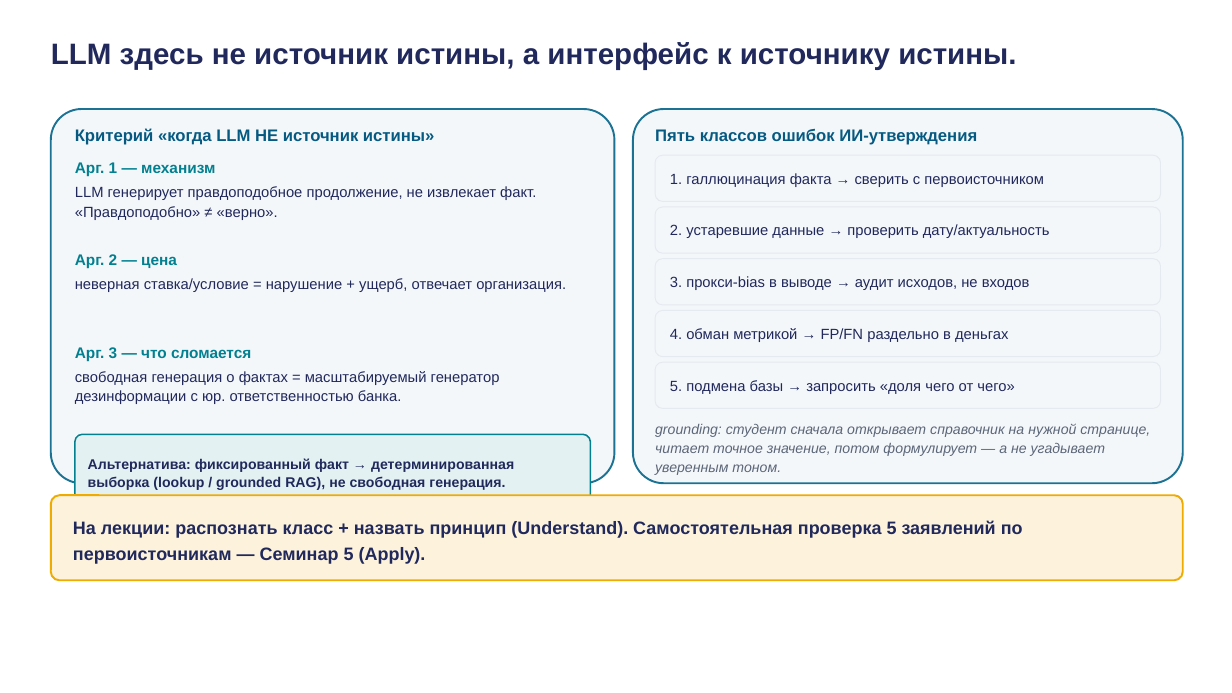
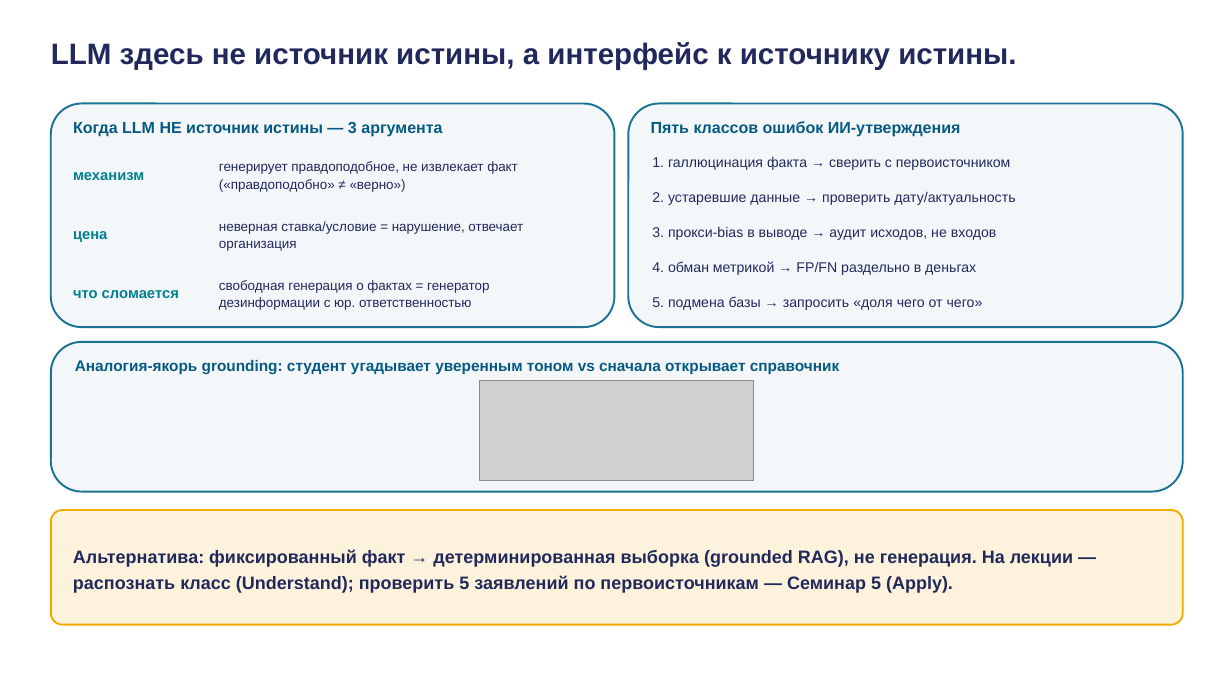
Before and after one commit to tellina-study/AI-usage-lessons, a slide deck: slide 23 of library/lectures/lec-05/rendered/lec-05.pptx. Drawn at 1232x693 pixels with LibreOffice and Linux fonts; fonts in the diff are those of the drawing; grey boxes stand for pictures. Boxes give left, top, right and bottom in pixels: in the first picture for what was removed or moved away, otherwise in the second. Text is boxed around its words. In the diff, an @@ line names an element or a change of style, - is before the commit and + after.

```diff
--- a/library/lectures/lec-05/rendered/lec-05.pptx
+++ b/library/lectures/lec-05/rendered/lec-05.pptx
@@ rounded rectangle: place and size @@
-rounded rectangle at bbox=[51, 109, 615, 483]
+rounded rectangle at bbox=[51, 104, 615, 327]
@@ rounded rectangle at bbox=[51, 104, 615, 327]: proportions changed @@
@@ rounded rectangle at bbox=[628, 104, 1183, 327]: proportions changed @@
@@ rounded rectangle: place and size @@
-rounded rectangle at bbox=[633, 109, 1183, 483]
+rounded rectangle at bbox=[628, 104, 1183, 327]
@@ text "Пять классов ошибок ИИ-утверждения": place and size @@
-text "Пять классов ошибок ИИ-утверждения" at bbox=[655, 128, 977, 145]
+text "Пять классов ошибок ИИ-утверждения" at bbox=[651, 121, 961, 137]
@@ text "Пять классов ошибок ИИ-утверждения" at bbox=[651, 121, 961, 137]: size 13 to 12.5 pt @@
@@ text at bbox=[73, 122, 442, 137]: text changed; size 13 to 12.5 pt @@
-Критерий «когда LLM НЕ источник истины»
+Когда LLM НЕ источник истины — 3 аргумента
@@ text "1. галлюцинация факта → сверить ...": place and size @@
-text "1. галлюцинация факта → сверить ..." at bbox=[670, 173, 1044, 187]
+text "1. галлюцинация факта → сверить ..." at bbox=[652, 157, 1010, 170]
@@ text at bbox=[73, 172, 144, 180]: text changed; size 12 to 11.5 pt @@
-Арг. 1 — механизм
+механизм
@@ text at bbox=[219, 161, 518, 192]: text changed; size 11.5 to 10.5 pt @@
-LLM генерирует правдоподобное продолжение, не извлекает факт. «Правдоподобно» ≠ «верно».
+генерирует правдоподобное, не извлекает факт («правдоподобно» ≠ «верно»)
@@ text "2. устаревшие данные → проверить ...": place and size @@
-text "2. устаревшие данные → проверить ..." at bbox=[670, 224, 1050, 238]
+text "2. устаревшие данные → проверить ..." at bbox=[652, 192, 1015, 205]
@@ rounded rectangle removed at bbox=[655, 155, 1161, 201] @@
@@ vertical alignment top to middle in 6 elements at bbox=[219, 161, 518, 192], bbox=[219, 221, 523, 251], bbox=[219, 280, 489, 310], bbox=[73, 290, 179, 298], bbox=[73, 172, 144, 180], bbox=[73, 231, 107, 242] @@
@@ rounded rectangle removed at bbox=[655, 207, 1161, 253] @@
@@ text at bbox=[73, 231, 107, 242]: text changed; size 12 to 11.5 pt @@
-Арг. 2 — цена
+цена
@@ text at bbox=[219, 221, 523, 251]: text changed; size 11.5 to 10.5 pt @@
-неверная ставка/условие = нарушение + ущерб, отвечает организация.
+неверная ставка/условие = нарушение, отвечает организация
@@ text "3. прокси-bias в выводе → ...": place and size @@
-text "3. прокси-bias в выводе → ..." at bbox=[670, 276, 1030, 290]
+text "3. прокси-bias в выводе → ..." at bbox=[652, 227, 997, 240]
@@ text "4. обман метрикой → FP/FN ...": place and size @@
-text "4. обман метрикой → FP/FN ..." at bbox=[670, 328, 1008, 342]
+text "4. обман метрикой → FP/FN ..." at bbox=[652, 261, 976, 275]
@@ rounded rectangle removed at bbox=[655, 259, 1161, 305] @@
@@ text at bbox=[73, 290, 179, 298]: text changed; size 12 to 11.5 pt @@
-Арг. 3 — что сломается
+что сломается
@@ text at bbox=[219, 280, 489, 310]: text changed; size 11.5 to 10.5 pt @@
-свободная генерация о фактах = масштабируемый генератор дезинформации с юр. ответственностью банка.
+свободная генерация о фактах = генератор дезинформации с юр. ответственностью
@@ size 11.5 to 11 pt in 5 elements at bbox=[652, 157, 1010, 170], bbox=[652, 192, 1015, 205], bbox=[652, 227, 997, 240], bbox=[652, 261, 976, 275], bbox=[652, 297, 983, 310] @@
@@ text "5. подмена базы → запросить ...": place and size @@
-text "5. подмена базы → запросить ..." at bbox=[670, 380, 1014, 394]
+text "5. подмена базы → запросить ..." at bbox=[652, 297, 983, 310]
@@ rounded rectangle removed at bbox=[655, 311, 1161, 357] @@
@@ rounded rectangle added at bbox=[51, 342, 1183, 492], fill #F4F7FA, outline #1C7293 1.5 pt @@
@@ text added at bbox=[75, 360, 839, 374], 12 pt, text #065A82, bold @@
+Аналогия-якорь grounding: студент угадывает уверенным тоном vs сначала открывает справочник
@@ picture added at bbox=[480, 381, 753, 481] @@
@@ rounded rectangle removed at bbox=[655, 362, 1161, 409] @@
@@ rounded rectangle removed at bbox=[75, 434, 591, 510] @@
@@ text removed at bbox=[655, 424, 1150, 475] @@
-grounding: студент сначала открывает справочник на нужной странице, читает точное значение, потом формулирует — а не угадывает уверенным тоном.
@@ text removed at bbox=[88, 458, 514, 490] @@
-Альтернатива: фиксированный факт → детерминированная выборка (lookup / grounded RAG), не свободная генерация.
@@ rounded rectangle: place and size @@
-rounded rectangle at bbox=[51, 495, 1183, 580]
+rounded rectangle at bbox=[51, 510, 1183, 625]
@@ text at bbox=[73, 549, 1073, 593]: text changed @@
-На лекции: распознать класс + назвать принцип (Understand). Самостоятельная проверка 5 заявлений по первоисточникам — Семинар 5 (Apply).
+Альтернатива: фиксированный факт → детерминированная выборка (grounded RAG), не генерация. На лекции — распознать класс (Understand); проверить 5 заявлений по первоисточникам — Семинар 5 (Apply).
```
Also in this commit, not shown: 16 other slides changed, 1 slide added, 1 slide removed, 35 other files.
